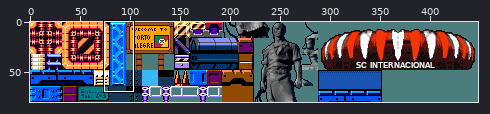
Sprite sheet: build/games/RockDroid2/images/tilesets/intro_stage.png. The picture above shows the old version from afar; the outline marks the close-up.
Close-up. Old version:
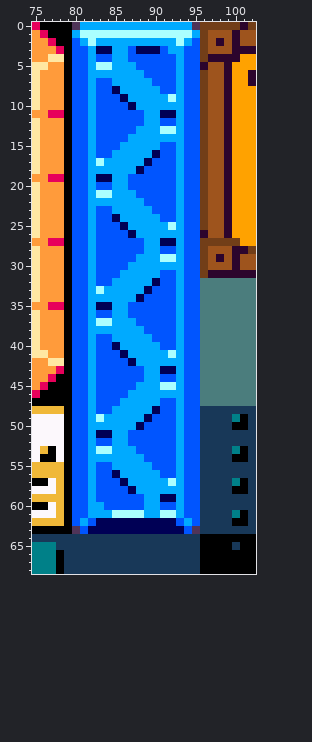
The file is 448x80 pixels. Colours within 5 levels of each other are drawn and written as one. Shown: x 75..102, y 0..68. The commit also changed other parts of the picture, which this record leaves out.
After:
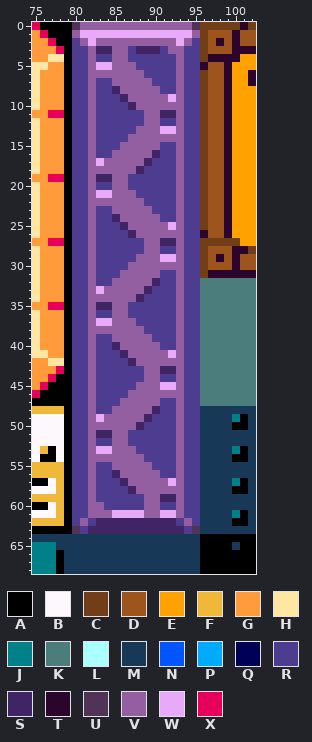
Palette (. is transparent): A #000000  B #fcf8fc  C #723e18  D #9e541d  E #ffa200  F #f0b838  G #ff9b3b  H #ffe7a3  J #008088  K #4b7d7d  L #aaffff  M #183858  N #0055ff  P #00aaff  Q #000055  R #4d3c90  S #3f2566  T #2c052d  U #4f3458  V #935fa1  W #e8a9f9  X #e7005b
Change:
y 0: x 81..94 PPPPPPPPPPPPPP -> VVVVVVVVVVVVVV
y 1: x 80..95 PLLLLLLLLLLLLLLP -> VWWWWWWWWWWWWWWV
y 2: x 80..95 NPLPPPPPPPPPPLPN -> RVWVVVVVVVVVVWVR
y 3: x 80..95 NNPQQPPNQQQNPPNN -> RRVSSVVRSSSRVVRR
y 4: x 80..95 NNPNNPPNNNNNNPNN -> RRVRRVVRRRRRRVRR
y 5: x 80..95 NNPLLPPPNNNNNPNN -> RRVWWVVVRRRRRVRR
y 6: x 80..95 NNPPPPPPPNNNNPNN -> RRVVVVVVVRRRRVRR
y 7: x 80..95 NNPNNPPPPPNNNPNN -> RRVRRVVVVVRRRVRR
y 8: x 80..95 NNPNNQPPPPPNNPNN -> RRVRRSVVVVVRRVRR
y 9: x 80..95 NNPNNNQPPPPPLPNN -> RRVRRRSVVVVVWVRR
y 10: x 80..95 NNPNNNNQPPPPPPNN -> RRVRRRRSVVVVVVRR
y 11: x 80..95 NNPNNNNNNPPQQPNN -> RRVRRRRRRVVSSVRR
y 12: x 80..95 NNPNNNNNNPPNNPNN -> RRVRRRRRRVVRRVRR
y 13: x 80..95 NNPNNNNNPPPLLPNN -> RRVRRRRRVVVWWVRR
y 14: x 80..95 NNPNNNNPPPPPPPNN -> RRVRRRRVVVVVVVRR
y 15: x 80..95 NNPNNNPPPPPNNPNN -> RRVRRRVVVVVRRVRR
y 16: x 80..95 NNPNNPPPPPQNNPNN -> RRVRRVVVVVSRRVRR
y 17: x 80..95 NNPLPPPPPQNNNPNN -> RRVWVVVVVSRRRVRR
y 18: x 80..95 NNPPPPPPQNNNNPNN -> RRVVVVVVSRRRRVRR
y 19: x 80..95 NNPQQPPNNNNNNPNN -> RRVSSVVRRRRRRVRR
y 20: x 80..95 NNPNNPPNNNNNNPNN -> RRVRRVVRRRRRRVRR
y 21: x 80..95 NNPLLPPPNNNNNPNN -> RRVWWVVVRRRRRVRR
y 22: x 80..95 NNPPPPPPPNNNNPNN -> RRVVVVVVVRRRRVRR
y 23: x 80..95 NNPNNPPPPPNNNPNN -> RRVRRVVVVVRRRVRR
y 24: x 80..95 NNPNNQPPPPPNNPNN -> RRVRRSVVVVVRRVRR
y 25: x 80..95 NNPNNNQPPPPPLPNN -> RRVRRRSVVVVVWVRR
y 26: x 80..95 NNPNNNNQPPPPPPNN -> RRVRRRRSVVVVVVRR
y 27: x 80..95 NNPNNNNNNPPQQPNN -> RRVRRRRRRVVSSVRR
y 28: x 80..95 NNPNNNNNNPPNNPNN -> RRVRRRRRRVVRRVRR
y 29: x 80..95 NNPNNNNNPPPLLPNN -> RRVRRRRRVVVWWVRR
y 30: x 80..95 NNPNNNNPPPPPPPNN -> RRVRRRRVVVVVVVRR
y 31: x 80..95 NNPNNNPPPPPNNPNN -> RRVRRRVVVVVRRVRR
y 32: x 80..95 NNPNNPPPPPQNNPNN -> RRVRRVVVVVSRRVRR
y 33: x 80..95 NNPLPPPPPQNNNPNN -> RRVWVVVVVSRRRVRR
y 34: x 80..95 NNPPPPPPQNNNNPNN -> RRVVVVVVSRRRRVRR
y 35: x 80..95 NNPQQPPNNNNNNPNN -> RRVSSVVRRRRRRVRR
y 36: x 80..95 NNPNNPPNNNNNNPNN -> RRVRRVVRRRRRRVRR
y 37: x 80..95 NNPLLPPPNNNNNPNN -> RRVWWVVVRRRRRVRR
y 38: x 80..95 NNPPPPPPPNNNNPNN -> RRVVVVVVVRRRRVRR
y 39: x 80..95 NNPNNPPPPPNNNPNN -> RRVRRVVVVVRRRVRR
y 40: x 80..95 NNPNNQPPPPPNNPNN -> RRVRRSVVVVVRRVRR
y 41: x 80..95 NNPNNNQPPPPPLPNN -> RRVRRRSVVVVVWVRR
y 42: x 80..95 NNPNNNNQPPPPPPNN -> RRVRRRRSVVVVVVRR
y 43: x 80..95 NNPNNNNNNPPQQPNN -> RRVRRRRRRVVSSVRR
y 44: x 80..95 NNPNNNNNNPPNNPNN -> RRVRRRRRRVVRRVRR
y 45: x 80..95 NNPNNNNNPPPLLPNN -> RRVRRRRRVVVWWVRR
y 46: x 80..95 NNPNNNNPPPPPPPNN -> RRVRRRRVVVVVVVRR
y 47: x 80..95 NNPNNNPPPPPNNPNN -> RRVRRRVVVVVRRVRR
y 48: x 80..95 NNPNNPPPPPQNNPNN -> RRVRRVVVVVSRRVRR
y 49: x 80..95 NNPLPPPPPQNNNPNN -> RRVWVVVVVSRRRVRR
y 50: x 80..95 NNPPPPPPQNNNNPNN -> RRVVVVVVSRRRRVRR
y 51: x 80..95 NNPQQPPNNNNNNPNN -> RRVSSVVRRRRRRVRR
y 52: x 80..95 NNPNNPPNNNNNNPNN -> RRVRRVVRRRRRRVRR
y 53: x 80..95 NNPLLPPPNNNNNPNN -> RRVWWVVVRRRRRVRR
y 54: x 80..95 NNPPPPPPPNNNNPNN -> RRVVVVVVVRRRRVRR
y 55: x 80..95 NNPNNPPPPPNNNPNN -> RRVRRVVVVVRRRVRR
y 56: x 80..95 NNPNNQPPPPPNNPNN -> RRVRRSVVVVVRRVRR
y 57: x 80..95 NNPNNNQPPPPPLPNN -> RRVRRRSVVVVVWVRR
y 58: x 80..95 NNPNNNNQPPPPPPNN -> RRVRRRRSVVVVVVRR
y 59: x 80..95 NNPNNNNNNPPQQPNN -> RRVRRRRRRVVSSVRR
y 60: x 80..95 NNPPNNNNNPPNNPNN -> RRVVRRRRRVVRRVRR
y 61: x 80..95 NNPPPLLLLPPLLPNN -> RRVVVWWWWVVWWVRR
y 62: x 80..95 NPNQQQQQQQQQQNPN -> RVRSSSSSSSSSSRVR
y 63: x 81..94 NQQQQQQQQQQQQN -> RSSSSSSSSSSSSR
Where, in picture pixels (left, top, right, bottom), the same in both close-ups:
changed: (72, 22, 200, 534)
